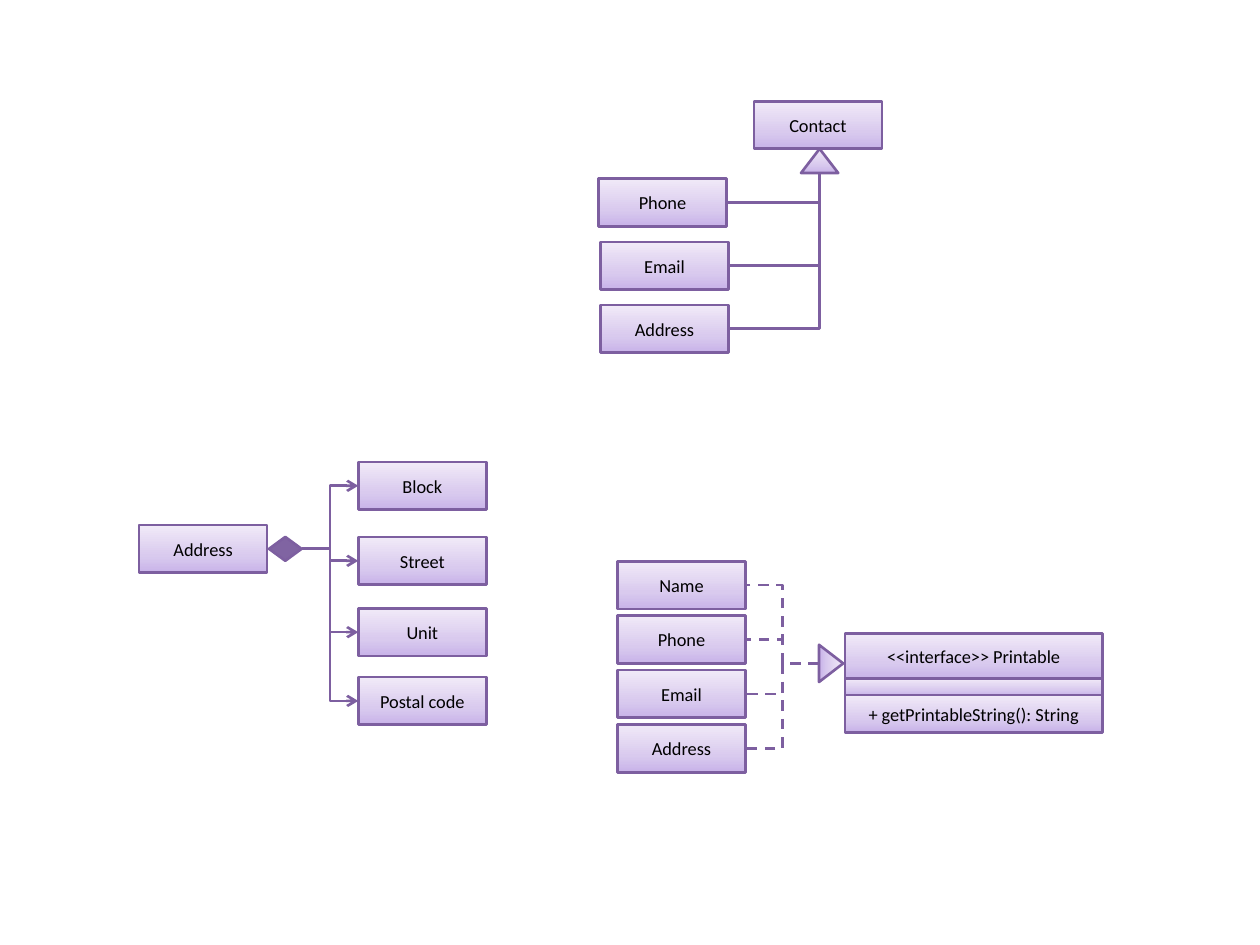
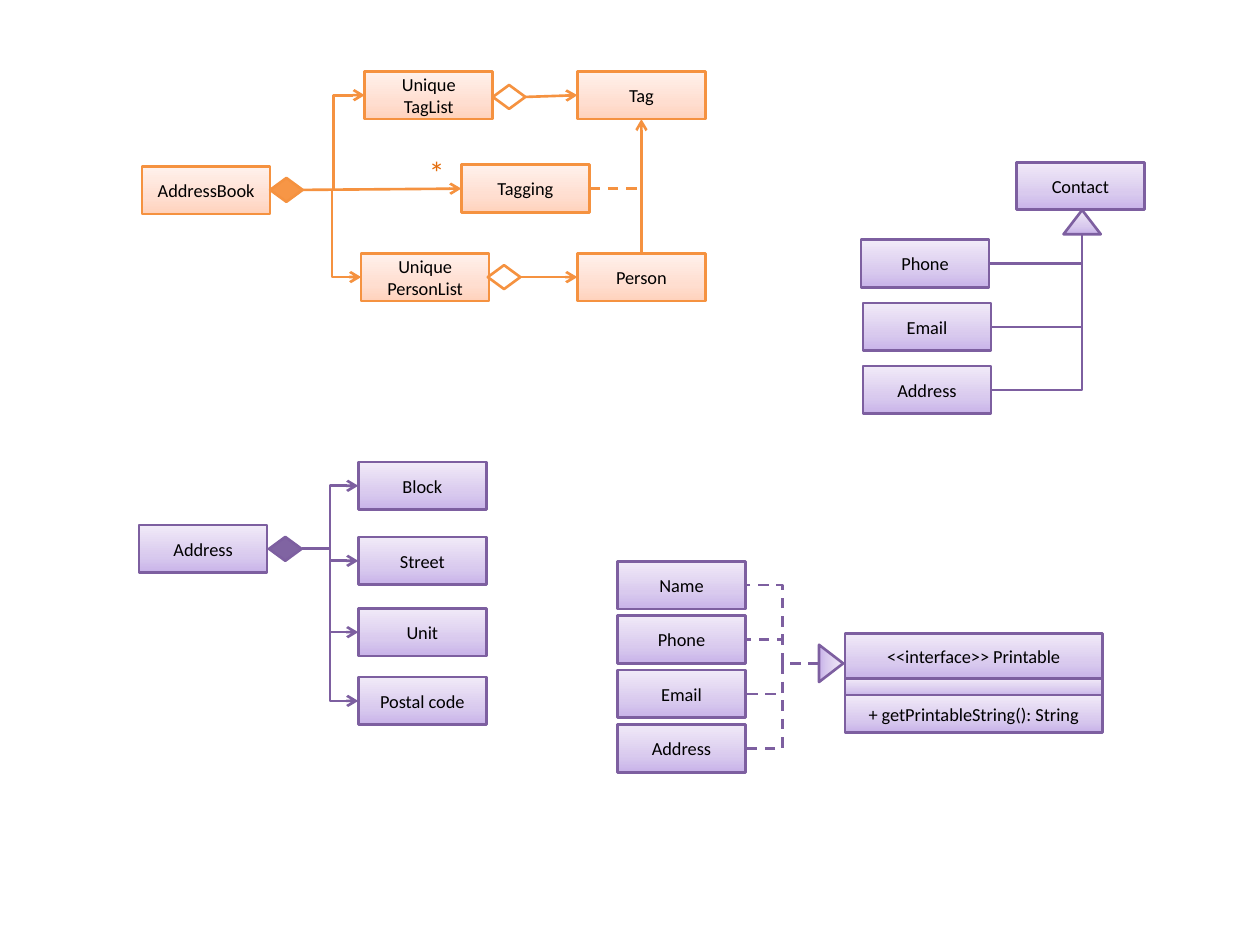
Before and after one commit to se-edu/addressbook-level2, a slide deck: slide 3 of doc/Diagrams.pptx. Drawn at 1260x945 pixels with LibreOffice and Linux fonts; fonts in the diff are those of the drawing. Boxes give left, top, right and bottom in pixels: in the first picture for what was removed or moved away, otherwise in the second. Text is boxed around its words. In the diff, an @@ line names an element or a change of style, - is before the commit and + after.

```diff
--- a/doc/Diagrams.pptx
+++ b/doc/Diagrams.pptx
@@ rectangle added at [365, 72, 494, 120], fill gradient #FFD2BD to #FFDED0 to #FFF2ED, outline #F69240 1.5 pt, 10.5 pt, text #000000 @@
+Unique
+TagList
@@ diamond added at [493, 84, 525, 108], outline #F69240 1.5 pt @@
@@ rectangle added at [577, 72, 706, 120], fill gradient #FFD2BD to #FFDED0 to #FFF2ED, outline #F69240 1.5 pt, 10.5 pt, text #000000 @@
+Tag
@@ elbow arrow added from (302, 190) to (365, 96), #F69240 1.5 pt @@
@@ arrow added from (525, 97) to (577, 96), #F69240 1.5 pt @@
@@ text added at [428, 147, 441, 198], 18 pt, text #E46C0A @@
+*
@@ arrow added from (641, 253) to (641, 120), #F69240 1.5 pt @@
@@ rectangle added at [142, 166, 271, 214], fill gradient #FFD2BD to #FFDED0 to #FFF2ED, outline #F69240 1.5 pt, 10.5 pt, text #000000 @@
+AddressBook
@@ diamond added at [270, 178, 302, 202], fill #F79646, outline #F69240 1.5 pt @@
@@ rectangle added at [461, 165, 590, 213], fill gradient #FFD2BD to #FFDED0 to #FFF2ED, outline #F69240 1.5 pt, 10.5 pt, text #000000 @@
+Tagging
@@ elbow arrow added from (302, 190) to (362, 277), #F69240 1.5 pt @@
@@ arrow added from (302, 190) to (461, 189), #F69240 1.5 pt @@
@@ line added from (590, 189) to (641, 189), #F69240 1.5 pt dashed @@
@@ 2 rectangles, 1 triangle, 1 elbow line: place and size @@
-2 rectangles, 1 triangle, 1 elbow line at [601, 149, 839, 353]
+2 rectangles, 1 triangle, 1 elbow line at [863, 210, 1101, 415]
@@ 2 rectangles, 2 elbow lines: place and size @@
-2 rectangles, 2 elbow lines at [598, 102, 882, 329]
+2 rectangles, 2 elbow lines at [861, 163, 1145, 389]
@@ rectangle added at [362, 253, 490, 301], fill gradient #FFD2BD to #FFDED0 to #FFF2ED, outline #F69240 1.5 pt, 10.5 pt, text #000000 @@
+Unique
+PersonList
@@ diamond added at [488, 265, 520, 289], outline #F69240 1.5 pt @@
@@ rectangle added at [577, 253, 706, 301], fill gradient #FFD2BD to #FFDED0 to #FFF2ED, outline #F69240 1.5 pt, 10.5 pt, text #000000 @@
+Person
@@ arrow added from (520, 277) to (577, 277), #F69240 1.5 pt @@
```
Also in this commit, not shown: 2 other files.
